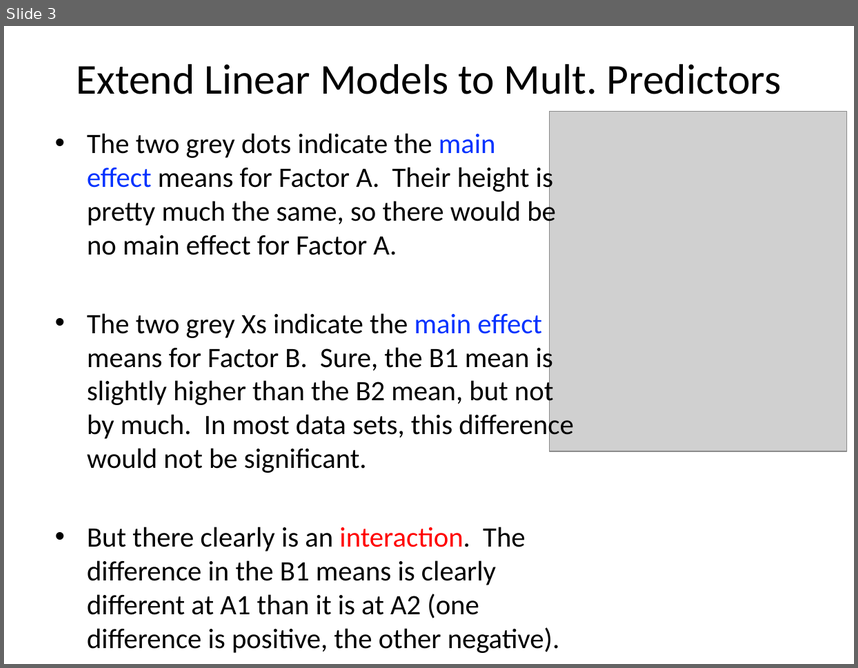
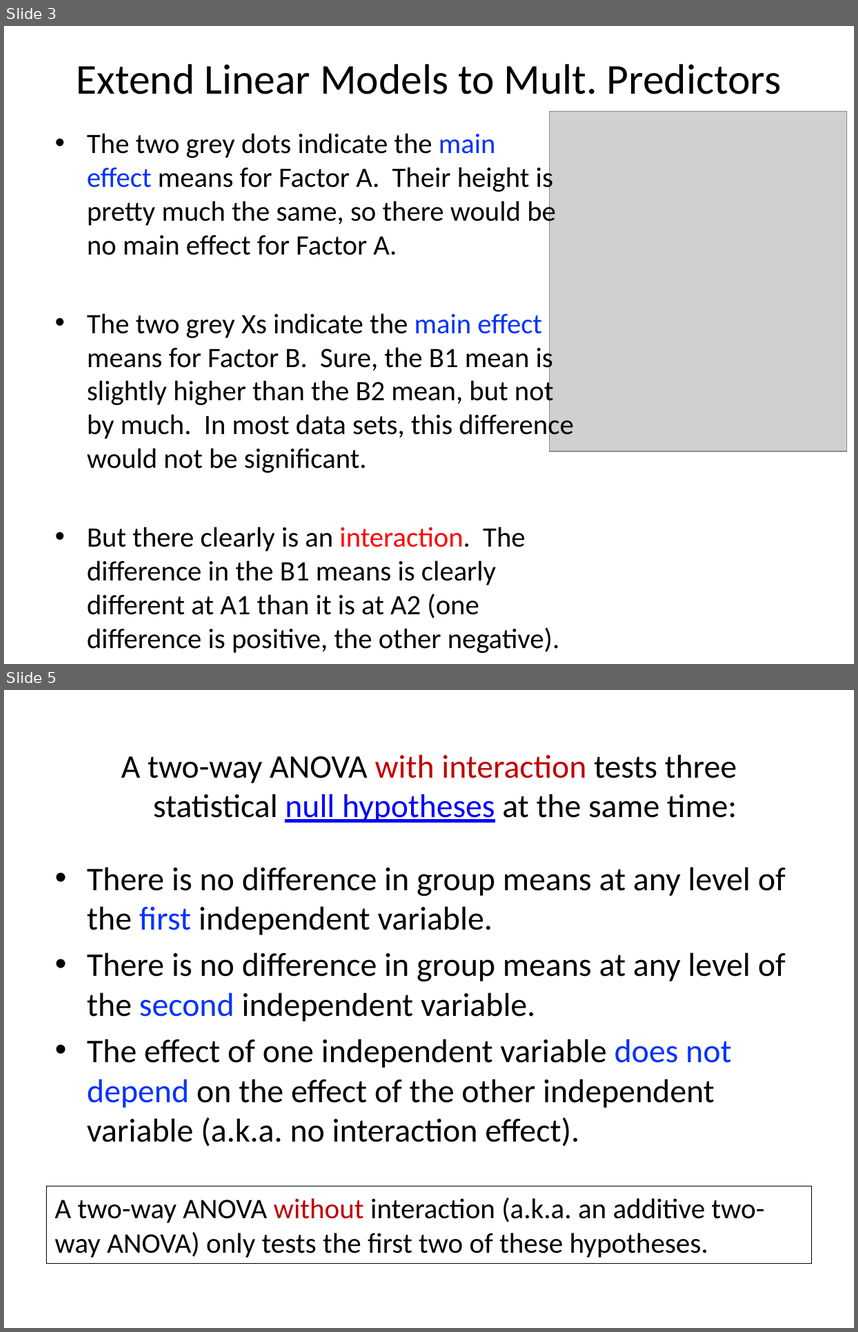
Before and after one commit to cmgienger/6-2WayANOVA, a slide deck: 6-2Way_ANOVA.pptx. Shown one above the other, each under a label of ours: slide 3 before the commit, slides 3 and 5 after it; the slides between them are not shown. The pictures are 858x668 and 858x1332 pixels, drawn with LibreOffice and Linux fonts; fonts in the diff are those of the drawing; grey boxes stand for pictures. Boxes give left, top, right and bottom in pixels: in the first picture for what was removed or moved away, otherwise in the second. Text is boxed around its words. In the diff, an @@ line names an element or a change of style, - is before the commit and + after.

```diff
--- a/6-2Way_ANOVA.pptx
+++ b/6-2Way_ANOVA.pptx
@@ slide 5 added at [4,690,854,1328], background #FFFFFF @@
@@ title added at [121,755,737,822], 27.9 pt, text #000000 @@
+A two-way ANOVA with interaction tests three statistical null hypotheses at the same time:
@@ text added at [87,867,786,1146], 28 pt, text #000000 @@
+• There is no difference in group means at any level of the first independent variable.
+• There is no difference in group means at any level of the second independent variable.
+• The effect of one independent variable does not depend on the effect of the other independent variable (a.k.a. no interaction effect).
@@ rectangle added at [47,1185,811,1263], outline #000000 0.75 pt, 24 pt, text #000000 @@
+A two-way ANOVA without interaction (a.k.a. an additive two-way ANOVA) only tests the first two of these hypotheses.
```
Also in this commit, not shown: 7 slides changed, 4 other slides added.
